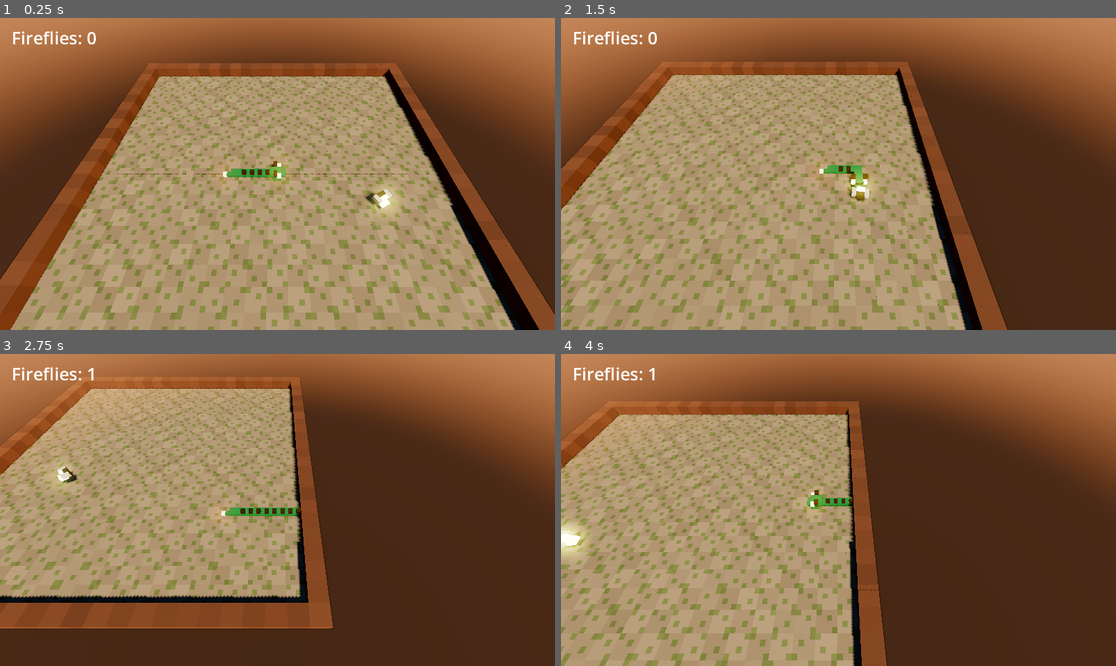
Above: before the commit, frames 1-4 (two rows, left to right).
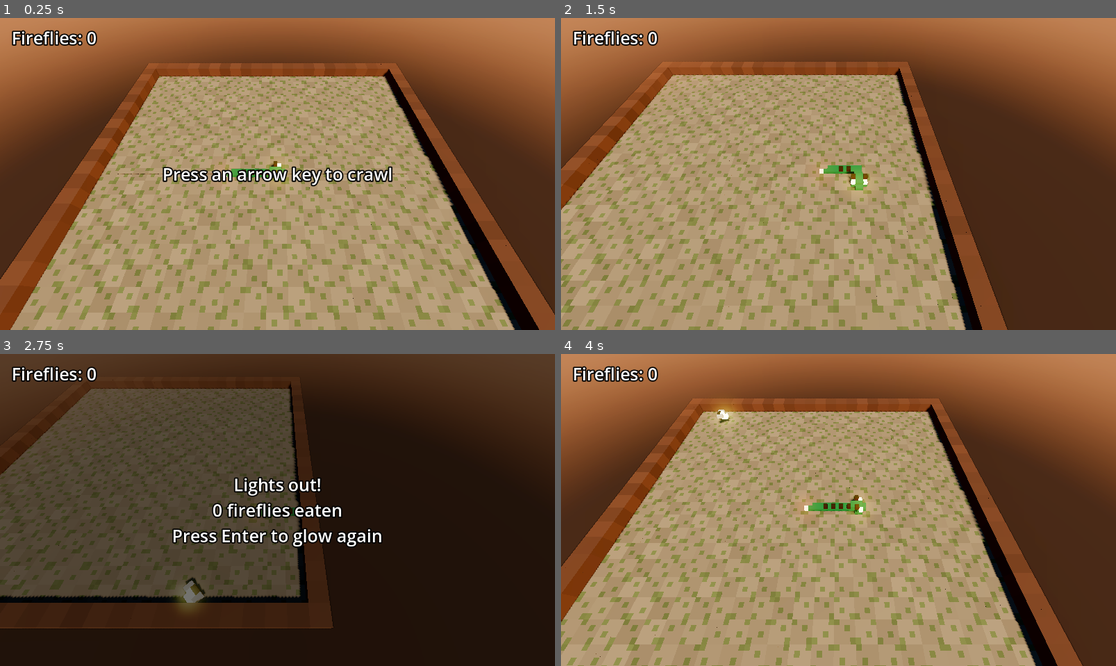
Above: after the commit, the same moments.

Repository: moberdor/d4-starter
Game: Godot game, scene res://main.tscn
The game is run twice, just before and just after one commit, with the same random seed, the same clock (stepped at 60 frames per second) and the same inputs.
Inputs:
- Up to frame 1 (0.25 s): no input
- Up to frame 2 (1.5 s): tap Enter (ui_accept) at 0.5, 1.35 s; hold Right (ui_right) 0.53-1.28 s; hold Enter (ui_accept) 0.53-1.28 s; hold Down (ui_down) from 1.28 s (still down)
- Up to frame 3 (2.75 s): tap Enter (ui_accept) at 1.52, 1.82 s; release Down (ui_down) at 2.03 s; hold Right (ui_right) from 2.03 s (still down); hold Enter (ui_accept) from 2.03 s (still down)
- Up to frame 4 (4 s): release Right (ui_right) at 2.78 s; release Enter (ui_accept) at 2.78 s; hold Up (ui_up) 2.78-3.53 s; tap Enter (ui_accept) at 2.85, 3.02, 3.32 s; hold Left (ui_left) from 3.53 s (still down); hold Enter (ui_accept) from 3.53 s (still down)

The runs differ from the first frame. In frame 1, 2.2% of the frame differs, in the area x 2-73%, y 3-64%; in frame 2, 0.6%; in frame 3, 99%, in the area x 0-100%, y 0-100%; in frame 4, 45%.

Commit message:
[Step 2] walls and the body end the run + lights out screen and restart

Diff:
--- a/app/main.gd
+++ b/app/main.gd
@@ -12,11 +12,13 @@
 	"ui_right": Vector2i.RIGHT,
 }
 
-var session := Session.new(GRID)
+var session := Session.new(GRID, randi())
 var meshes := {}  # kit piece name -> Mesh, shared by everything that shows it (Flyweight)
 var segments: Array[MeshInstance3D] = []
 var firefly := MeshInstance3D.new()
 var score_label := Label.new()
+var message := Label.new()
+var shade := ColorRect.new()
 var camera := Camera3D.new()
 var _clock := 0.0
 
@@ -24,11 +26,17 @@
 func _ready() -> void:
 	meshes = Stage.load_kit()
 	_build_stage()
+	_build_hud()
 	_draw_session()
 
 
 ## Input arrives as events, so even a tap shorter than one frame is never missed.
 func _unhandled_input(event: InputEvent) -> void:
+	if session.over:
+		if event.is_action_pressed("ui_accept"):
+			session = Session.new(GRID, randi())
+			_draw_session()
+		return
 	for action in DIRECTIONS:
 		if event.is_action_pressed(action):
 			session.turn(DIRECTIONS[action])
@@ -49,13 +57,25 @@
 	add_child(Stage.new(session.board.tiles, meshes))
 	firefly.mesh = meshes["firefly"]
 	add_child(firefly)
+	add_child(camera)
+	camera.position = _center(session.dragon.body[0]) + CAMERA_OFFSET
+
+
+func _build_hud() -> void:
 	var hud := CanvasLayer.new()
 	add_child(hud)
+	shade.color = Color(0, 0, 0, 0.55)
+	shade.set_anchors_and_offsets_preset(Control.PRESET_FULL_RECT)
+	hud.add_child(shade)
 	score_label.position = Vector2(24, 16)
-	score_label.add_theme_font_size_override("font_size", 36)
 	hud.add_child(score_label)
-	add_child(camera)
-	camera.position = _center(session.dragon.body[0]) + CAMERA_OFFSET
+	message.set_anchors_and_offsets_preset(Control.PRESET_FULL_RECT)
+	message.horizontal_alignment = HORIZONTAL_ALIGNMENT_CENTER
+	message.vertical_alignment = VERTICAL_ALIGNMENT_CENTER
+	hud.add_child(message)
+	for label in [score_label, message]:
+		label.add_theme_font_size_override("font_size", 36)
+		label.add_theme_constant_override("outline_size", 10)
 
 
 ## Ease toward the head each frame, so the camera glides while the dragon steps.
@@ -69,6 +89,12 @@
 	_draw_dragon()
 	firefly.position = _center(session.firefly)
 	score_label.text = "Fireflies: %d" % session.score
+	shade.visible = session.over
+	message.visible = session.over or not session.started
+	if session.over:
+		message.text = "Lights out!\n%d fireflies eaten\nPress Enter to glow again" % session.score
+	else:
+		message.text = "Press an arrow key to crawl"
 
 
 func _draw_dragon() -> void:
--- a/core/dragon.gd
+++ b/core/dragon.gd
@@ -37,8 +37,7 @@
 func tick() -> void:
 	if not _turns.is_empty():
 		heading = _turns.pop_front()
-	var head := body[0] + heading
-	body.push_front(Vector2i(posmod(head.x, size.x), posmod(head.y, size.y)))
+	body.push_front(body[0] + heading)
 	if _growing > 0:
 		_growing -= 1
 	else:
--- a/core/session.gd
+++ b/core/session.gd
@@ -11,6 +11,7 @@
 var firefly: Vector2i
 var score := 0
 var started := false
+var over := false
 var rng := RandomNumberGenerator.new()
 
 
@@ -30,10 +31,13 @@
 ## solid tiles (board.is_solid). Each needs the dragon and something else, which is
 ## why they go here rather than in Dragon.tick.
 func tick() -> void:
-	if not started:
+	if not started or over:
 		return
 	dragon.tick()
-	if dragon.body[0] == firefly:
+	var head := dragon.body[0]
+	if board.is_solid(head) or head in dragon.body.slice(1):
+		over = true
+	elif head == firefly:
 		score += 1
 		dragon.grow(GROWTH)
 		place_firefly()
--- a/tests/dragon_test.gd
+++ b/tests/dragon_test.gd
@@ -24,8 +24,8 @@
 	assert_eq(dragon.heading, Vector2i.LEFT)
 
 
-func test_wraps_at_the_edge() -> void:
+func test_does_not_wrap_at_the_edge() -> void:
 	var dragon := Dragon.new(Vector2i(10, 10))
 	for i in 5:
 		dragon.tick()
-	assert_eq(dragon.body[0], Vector2i(0, 5))
+	assert_eq(dragon.body[0], Vector2i(10, 5))
--- a/tests/session_test.gd
+++ b/tests/session_test.gd
@@ -47,3 +47,37 @@
 	session.turn(Vector2i.UP)
 	session.tick()
 	assert_eq(session.dragon.body[0], Vector2i(5, 4))
+
+
+func test_hitting_a_wall_ends_the_run() -> void:
+	var session := Session.new(Vector2i(10, 10))
+	session.turn(Vector2i.UP)
+	for i in 5:
+		session.tick()
+	assert_true(session.over)
+	var body := session.dragon.body.duplicate()
+	session.tick()
+	assert_eq(session.dragon.body, body)
+
+
+func test_biting_the_body_ends_the_run() -> void:
+	var session := _curled()
+	session.dragon.body.append(Vector2i(4, 4))
+	session.tick()
+	assert_true(session.over)
+
+
+func test_chasing_the_tail_is_safe() -> void:
+	var session := _curled()
+	session.tick()
+	assert_true(not session.over)
+	assert_eq(session.dragon.body[0], Vector2i(4, 5))
+
+
+func _curled() -> Session:
+	var session := Session.new(Vector2i(10, 10))
+	var body: Array[Vector2i] = [Vector2i(5, 5), Vector2i(5, 6), Vector2i(4, 6), Vector2i(4, 5)]
+	session.dragon.body = body
+	session.dragon.heading = Vector2i.UP
+	session.turn(Vector2i.LEFT)
+	return session
Not shown, changed: DESIGN.md
